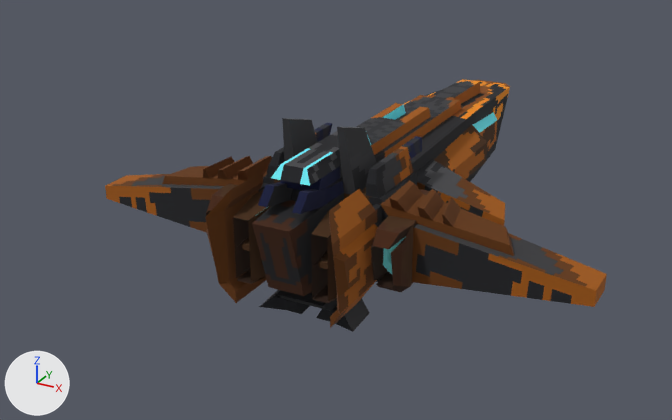
The glTF model artSrc/npcShip2.glb as it was, and as the next commit left it.
Rendered twice from a 50 mm camera at (9.29, -18.8, 8.47) aimed at (-0.92, -0.25, -0.81). The lights are fixed; the arrows at lower left show +X, +Y and +Z.
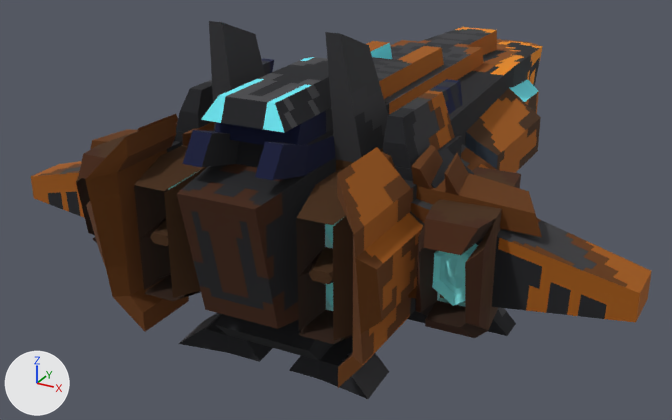
ob_sketchfab_model is not drawn itself; it is the parent of ob_root.
ob_spaceship_35 is not drawn itself; it is the parent of ob_body_17, ob_otherparts_24, ob_wing_34.

The change in detail:
Object 'Sketchfab_model' (ob_sketchfab_model) moves from (0.00227, 0.926, -5.569) to (0.00227, 0.926, -4.916).
Object 'Sketchfab_model' (ob_sketchfab_model) is rescaled from (2.5, 4.5, 2.5) to (3.0, 7.28, 3.0).
Object 'spaceship_35' (ob_spaceship_35) moves from (0.125, 0.0, 1.265) to (-0.0986, 0.0, 0.814).
Object 'spaceship_35' (ob_spaceship_35) is rescaled from (1.0, 1.0, 1.0) to (1.0, 1.63, 1.0).
Object 'Object_42' (ob_object_42) moves from (0.0, 0.0, 0.0) to (-0.000186, -0.388, -0.058).
Object 'Object_42' (ob_object_42) is rescaled from (1.0, 1.0, 1.0) to (1.0, 0.625, 0.998).
Object 'Object_44' (ob_object_44) moves from (0.0, 0.0, 0.0) to (-0.000106, 0.389, -0.0441).
Object 'Object_44' (ob_object_44) is rescaled from (1.0, 1.0, 1.0) to (1.0, 0.613, 0.998).
Object 'Object_60' (ob_object_60) moves from (0.0, 0.0, 0.0) to (0.0, -0.796, -0.0141).
Object 'Object_60' (ob_object_60) is rescaled from (1.0, 1.0, 1.0) to (1.0, 0.596, 1.0).
Object 'Object_64' (ob_object_64) moves from (0.0, 0.0, 0.0) to (0.0, 0.796, 0.0141).
Object 'Object_64' (ob_object_64) is rescaled from (1.0, 1.0, 1.0) to (1.0, 0.596, 1.0).

Pixel boxes [x1, y1, x2, y2] of what changed, in the pictures (672 x 420 px):
'Object_35', moved, rescaled (43% wider, 47% taller): before [252, 79, 510, 332]; after [174, 27, 543, 399]
'Object_64', moved, rescaled (25% wider, 48% taller): before [412, 224, 607, 307]; after [408, 199, 652, 322]
'Object_13', moved, rescaled (52% wider, 18% taller): before [271, 103, 431, 191]; after [201, 41, 444, 145]
'Object_46', moved, rescaled (57% wider, 73% taller): before [329, 189, 384, 328]; after [337, 147, 424, 388]
'Object_38', moved, rescaled (62% wider, 63% taller): before [205, 171, 269, 303]; after [85, 116, 189, 332]
'Object_58', moved, rescaled (49% wider, 65% taller): before [371, 189, 441, 292]; after [416, 167, 521, 338]
'Object_22', moved, rescaled: before [233, 189, 271, 284]; after [134, 145, 207, 301]
'Object_44', moved, rescaled: before [380, 180, 514, 256]; after [382, 145, 542, 237]
'Object_33', moved, rescaled: before [311, 203, 372, 303]; after [296, 169, 353, 344]
'Object_19', moved, rescaled (56% wider, 93% taller): before [337, 127, 377, 194]; after [325, 32, 388, 162]
'Object_11', moved, rescaled (20% wider, 40% taller): before [434, 112, 497, 179]; after [465, 79, 541, 173]
'Object_60', moved, rescaled: before [105, 174, 224, 233]; after [31, 161, 85, 218]
'Object_48', moved, rescaled (42% wider, 44% taller): before [366, 136, 422, 198]; after [383, 79, 463, 169]
'Object_15', moved, rescaled: before [282, 118, 318, 161]; after [209, 21, 265, 131]
'Object_66', moved, rescaled: before [417, 159, 505, 226]; after [461, 144, 497, 171]
'Object_42', moved, rescaled: before [162, 156, 272, 186]; after [90, 114, 214, 149]
'Object_40', moved, rescaled (48% wider, 34% taller): before [266, 123, 332, 178]; after [176, 58, 274, 132]
'Object_56', moved, rescaled (96% wider, 64% taller): before [383, 236, 406, 274]; after [432, 243, 478, 306]
'Object_52', moved, rescaled: before [206, 184, 238, 216]; after [76, 131, 138, 243]
'Object_29', moved, rescaled (not visible before): after [326, 283, 333, 308]
'Object_31', moved, rescaled (not visible before): after [326, 217, 344, 245]
'Object_24', moved, rescaled (not visible before): after [168, 175, 192, 190]
